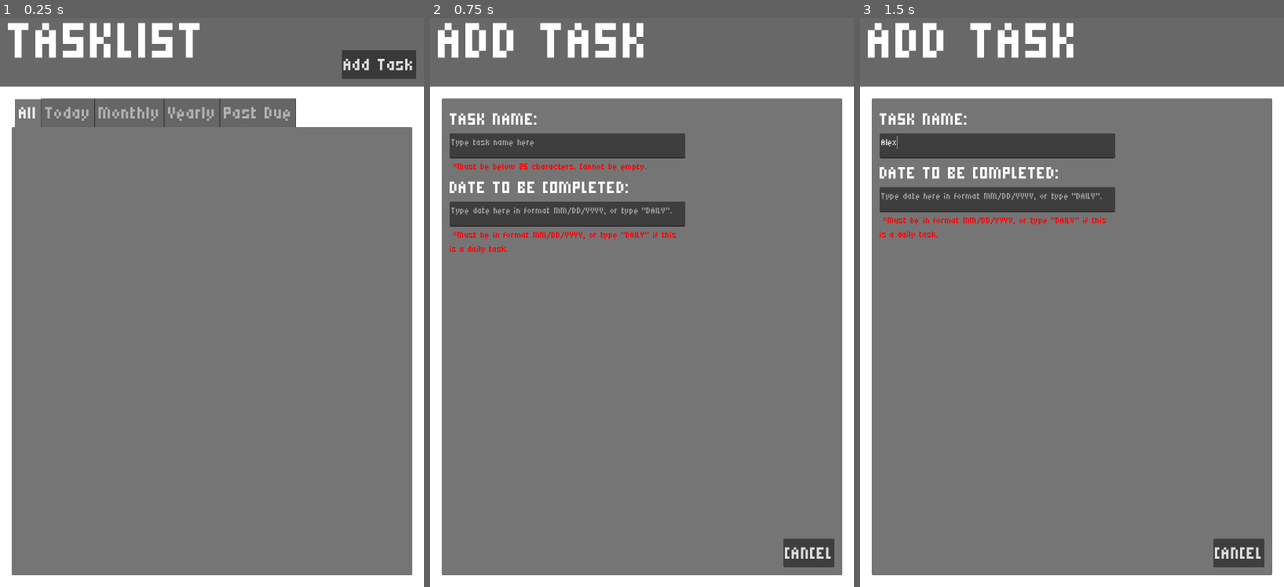
Above: before the commit, frames 1-3 (left to right).
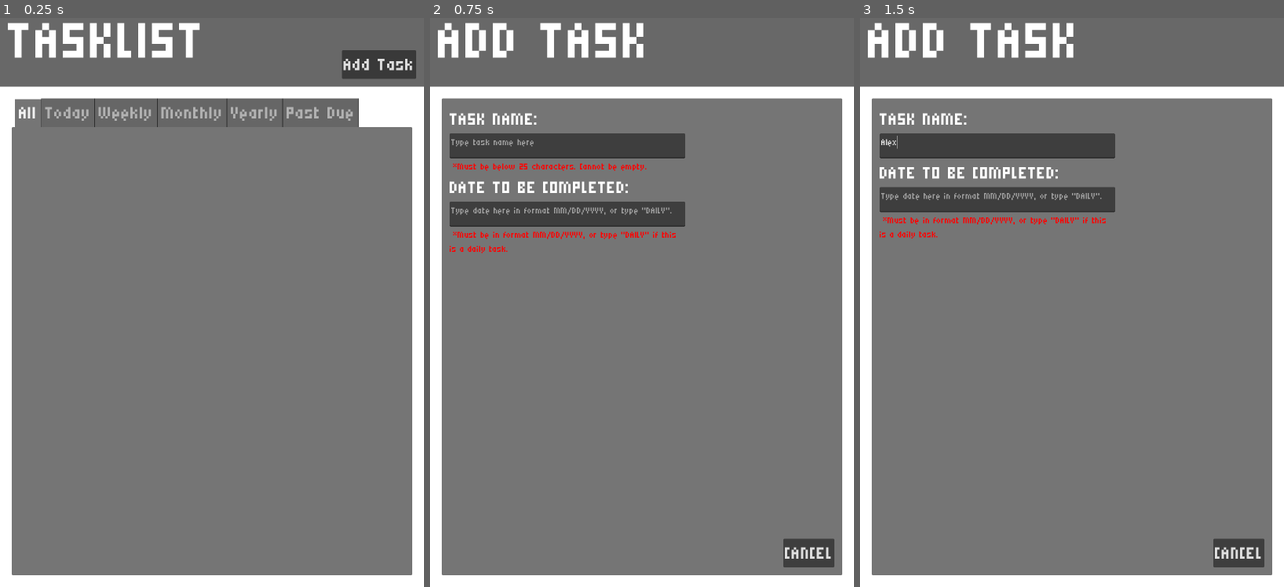
Above: after the commit, the same moments.

Repository: King0fTheDucks/todo-app
Game: Godot game, scene res://scenes/main.tscn
Two runs of this game, one before a commit and one after it. Both use one fixed random seed, a clock stepped at 60 frames per second and the inputs below.
Inputs (mouse positions are in pixels of both pictures, inside the frame that each line leads up to):
- Up to frame 1 (0.25 s): no input
- Up to frame 2 (0.75 s): click "Add Task" at 0.5 s
- Up to frame 3 (1.5 s): click (995, 143) at 1.27 s; type "Alex" at 1.35 s

The runs differ from the first frame. In frame 1, 1.3% of the frame differs, in the area x 23-85%, y 14-20%; in frame 2, nothing differs; in frame 3, nothing differs.

Commit message:
0.2.0
Added both weekly and past due tabs.

Fixed a bug that broke the app when save data was empty.

On app uninstall, app now retains its data.

Diff:
--- a/scenes/tasklist.tscn
+++ b/scenes/tasklist.tscn
@@ -116,7 +116,23 @@
 
 [node name="VBoxContainer" type="VBoxContainer" parent="Tasks/TabContainer/Today/ScrollContainer"]
 layout_mode = 2
-theme_override_constants/separation = 10
+theme_override_constants/separation = 15
+
+[node name="Weekly" type="MarginContainer" parent="Tasks/TabContainer"]
+visible = false
+layout_mode = 2
+theme_override_constants/margin_left = 20
+theme_override_constants/margin_top = 20
+theme_override_constants/margin_right = 20
+theme_override_constants/margin_bottom = 20
+metadata/_tab_index = 2
+
+[node name="ScrollContainer" type="ScrollContainer" parent="Tasks/TabContainer/Weekly"]
+layout_mode = 2
+
+[node name="VBoxContainer" type="VBoxContainer" parent="Tasks/TabContainer/Weekly/ScrollContainer"]
+layout_mode = 2
+theme_override_constants/separation = 15
 
 [node name="Monthly" type="MarginContainer" parent="Tasks/TabContainer"]
 visible = false
@@ -125,7 +141,7 @@
 theme_override_constants/margin_top = 20
 theme_override_constants/margin_right = 20
 theme_override_constants/margin_bottom = 20
-metadata/_tab_index = 2
+metadata/_tab_index = 3
 
 [node name="ScrollContainer" type="ScrollContainer" parent="Tasks/TabContainer/Monthly"]
 layout_mode = 2
@@ -141,7 +157,7 @@
 theme_override_constants/margin_top = 20
 theme_override_constants/margin_right = 20
 theme_override_constants/margin_bottom = 20
-metadata/_tab_index = 3
+metadata/_tab_index = 4
 
 [node name="ScrollContainer" type="ScrollContainer" parent="Tasks/TabContainer/Yearly"]
 layout_mode = 2
@@ -157,11 +173,11 @@
 theme_override_constants/margin_top = 20
 theme_override_constants/margin_right = 20
 theme_override_constants/margin_bottom = 20
-metadata/_tab_index = 4
+metadata/_tab_index = 5
 
 [node name="ScrollContainer" type="ScrollContainer" parent="Tasks/TabContainer/Past Due"]
 layout_mode = 2
 
 [node name="VBoxContainer" type="VBoxContainer" parent="Tasks/TabContainer/Past Due/ScrollContainer"]
 layout_mode = 2
-theme_override_constants/separation = 10
+theme_override_constants/separation = 15
--- a/scripts/main.gd
+++ b/scripts/main.gd
@@ -58,6 +58,8 @@
 	if FileAccess.file_exists(TASKLIST) == false:
 		return []
 	var file: FileAccess = FileAccess.open(TASKLIST, FileAccess.READ)
+	if file.get_length() == 0:
+		return []
 	var text: String = file.get_as_text()
 	file.close()
 	var basic_array: Array = text.split('\\')
--- a/scripts/tasklist.gd
+++ b/scripts/tasklist.gd
@@ -3,17 +3,24 @@
 var day: int
 var month: int
 var year: int
+var next_week_day: int
+var next_week_month: int
+var next_week_year: int
 var tasks: Array[Array] = []
 
 var add_task: Button
 var tab_container: TabContainer
+
 var scrollcontainer_all: ScrollContainer
 var scrollcontainer_today: ScrollContainer
+var scrollcontainer_weekly: ScrollContainer
 var scrollcontainer_monthly: ScrollContainer
 var scrollcontainer_yearly: ScrollContainer
 var scrollcontainer_past_due: ScrollContainer
+
 var all: VBoxContainer
 var today: VBoxContainer
+var weekly: VBoxContainer
 var monthly: VBoxContainer
 var yearly: VBoxContainer
 var past_due: VBoxContainer
@@ -24,38 +31,58 @@
 	main = MainController.get_mainframe(self)
 	add_task = get_node("Title/HBoxContainer/AddTask")
 	tab_container = get_node("Tasks/TabContainer")
+
 	scrollcontainer_all = get_node("Tasks/TabContainer/All/ScrollContainer")
 	scrollcontainer_today = get_node("Tasks/TabContainer/Today/ScrollContainer")
+	scrollcontainer_weekly = get_node("Tasks/TabContainer/Weekly/ScrollContainer")
 	scrollcontainer_monthly = get_node("Tasks/TabContainer/Monthly/ScrollContainer")
 	scrollcontainer_yearly = get_node("Tasks/TabContainer/Yearly/ScrollContainer")
 	scrollcontainer_past_due = get_node("Tasks/TabContainer/Past Due/ScrollContainer")
+
 	all = get_node("Tasks/TabContainer/All/ScrollContainer/VBoxContainer")
 	today = get_node("Tasks/TabContainer/Today/ScrollContainer/VBoxContainer")
+	weekly = get_node("Tasks/TabContainer/Weekly/ScrollContainer/VBoxContainer")
 	monthly = get_node("Tasks/TabContainer/Monthly/ScrollContainer/VBoxContainer")
 	yearly = get_node("Tasks/TabContainer/Yearly/ScrollContainer/VBoxContainer")
 	past_due = get_node("Tasks/TabContainer/Past Due/ScrollContainer/VBoxContainer")
+
 	tasks = main.call("get_tasks")
 	var date_dict: Dictionary = Time.get_date_dict_from_system()
 	day = date_dict.get("day", 0)
 	month = date_dict.get("month", 0)
 	year = date_dict.get("year", 0)
+	var current_time: float = Time.get_unix_time_from_system()
+	var next_week_time: float = current_time + (7 * 24 * 60 * 60)
+	@warning_ignore("narrowing_conversion")
+	var next_week_date: Dictionary = Time.get_date_dict_from_unix_time(next_week_time)
+	next_week_day = next_week_date["day"]
+	next_week_month = next_week_date["month"]
+	next_week_year = next_week_date["year"]
+
 	for i in range(len(tasks)):
 		add_task_to_tab(all, i)
 		if tasks[i][1] == "DAILY":
 			add_task_to_tab(today, i)
+			add_task_to_tab(weekly, i)
 			add_task_to_tab(monthly, i)
 			add_task_to_tab(yearly, i)
 		else:
 			var date_split := []
 			date_split = tasks[i][1].split("/")
+			if task_past_due(tasks[i][1]):
+				add_task_to_tab(past_due, i)
+			else:
+				if int(date_split[2]) <= next_week_year:
+					if int(date_split[0]) <= next_week_month:
+						if int(date_split[1]) <= next_week_day:
+							add_task_to_tab(weekly, i)
 			if int(date_split[2]) == year:
 				add_task_to_tab(yearly, i)
 				if int(date_split[0]) == month:
 					add_task_to_tab(monthly, i)
 					if int(date_split[1]) == day:
 						add_task_to_tab(today, i)
-			if task_past_due(tasks[i][1]):
-				add_task_to_tab(past_due, i)
+
 	scrollcontainer_all.set_deferred("scroll_vertical", main.get("last_scroll_all"))
 	scrollcontainer_today.set_deferred("scroll_vertical", main.get("last_scroll_today"))
 	scrollcontainer_monthly.set_deferred("scroll_vertical", main.get("last_scroll_monthly"))
Not shown, changed: export_presets.cfg
Not shown, changed: Todo-app.apk
Not shown, changed: Todo-app.apk.idsig
